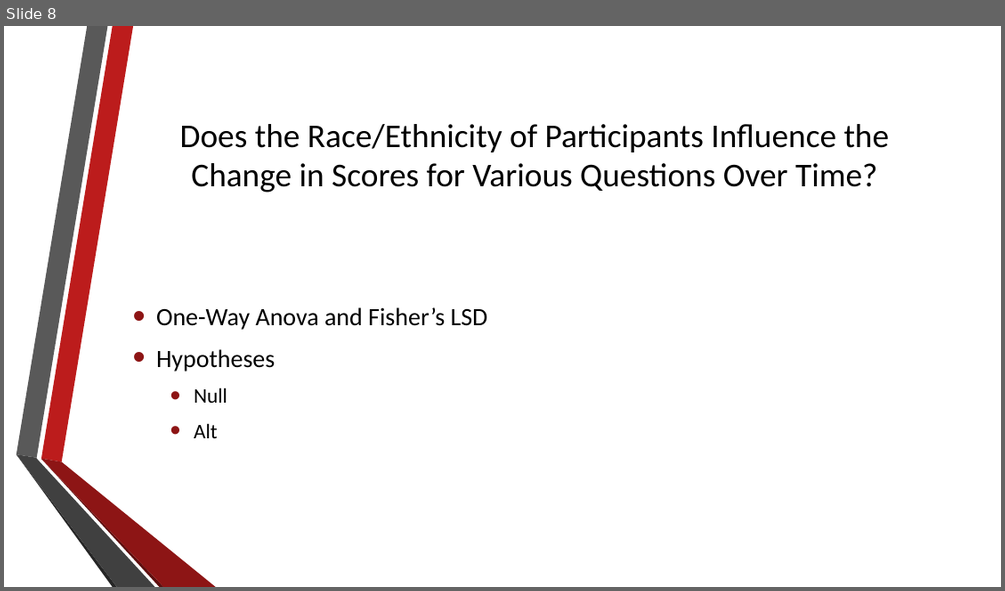
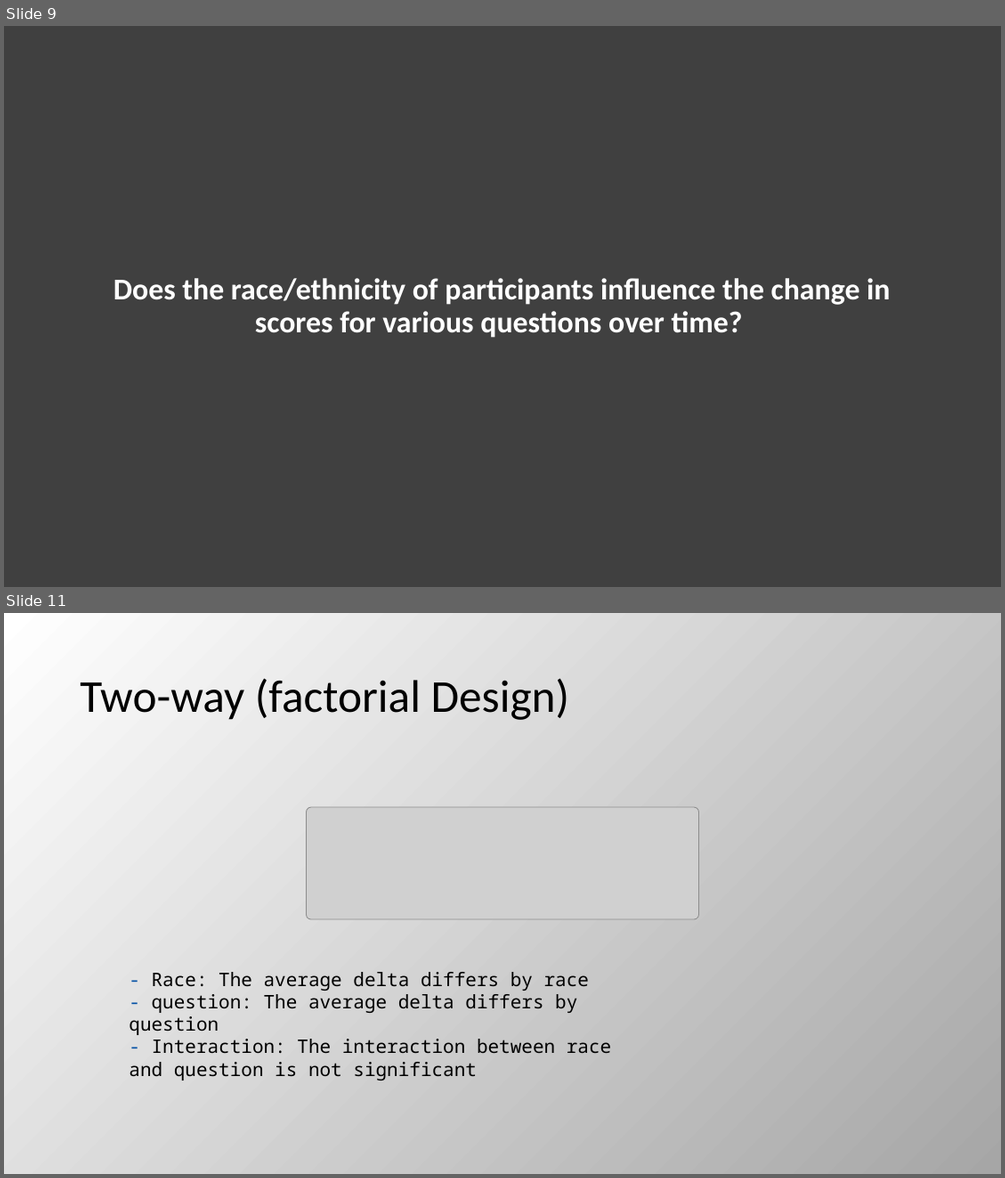
Before and after one commit to josh97ellis/omaha-girls-rock-analysis, a slide deck: deliverables/milestone_2/Final Presentation.pptx. Shown one above the other, each under a label of ours: slide 8 before the commit, slides 9 and 11 after it; the slides between them are not shown. The pictures are 1005x591 and 1005x1178 pixels, drawn with LibreOffice and Linux fonts; fonts in the diff are those of the drawing; grey boxes stand for pictures; background and template pictures are left out. Boxes give left, top, right and bottom in pixels: in the first picture for what was removed or moved away, otherwise in the second. Text is boxed around its words. In the diff, an @@ line names an element or a change of style, - is before the commit and + after.

```diff
--- a/deliverables/milestone_2/Final Presentation.pptx
+++ b/deliverables/milestone_2/Final Presentation.pptx
@@ slide 11 added at [4,613,1001,1174], background gradient #FFFFFF to #A6A6A6 @@
@@ title added at [80,678,570,720], 44 pt, text #000000 @@
+Two-way (factorial Design)
@@ picture added at [306,807,699,919] @@
@@ text added at [129,972,611,1080], 18 pt, text #000000 @@
+- Race: The average delta differs by race
+- question: The average delta differs by question
+- Interaction: The interaction between race and question is not significant
@@ what was slide 8 is now slide 9 @@
@@ slide 9 changed as well @@
@@ background picture (left out) to #404040 @@
@@ title at [113,278,890,338]: text changed; size 32 to 29 pt; text colour #000000 to #FFFFFF; bold on @@
-Does the Race/Ethnicity of Participants Influence the Change in Scores for Various Questions Over Time?
+Does the race/ethnicity of participants influence the change in scores for various questions over time?
@@ text removed at [156,307,488,438] @@
-• One-Way Anova and Fisher’s LSD
-• Hypotheses
-  • Null
-  • Alt
@@ group removed at [16,26,216,587]: 6 freeform shapes @@
```
Also in this commit, not shown: 5 other slides changed, 6 other slides added, 3 slides removed, 2 other files.
